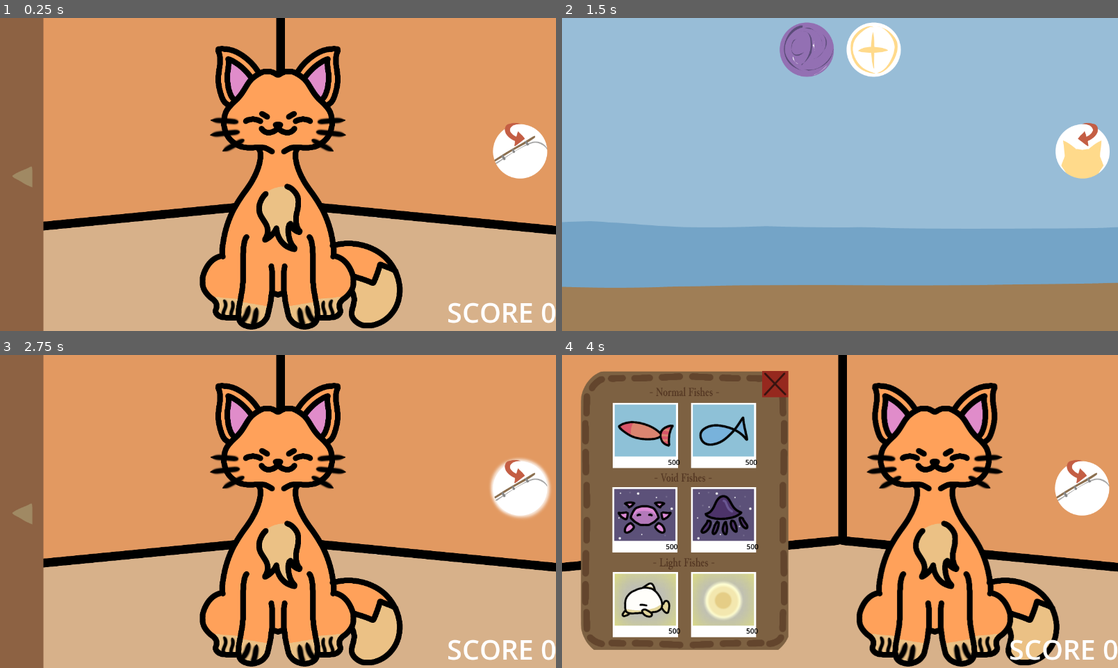
Above: before the commit, frames 1-4 (two rows, left to right).
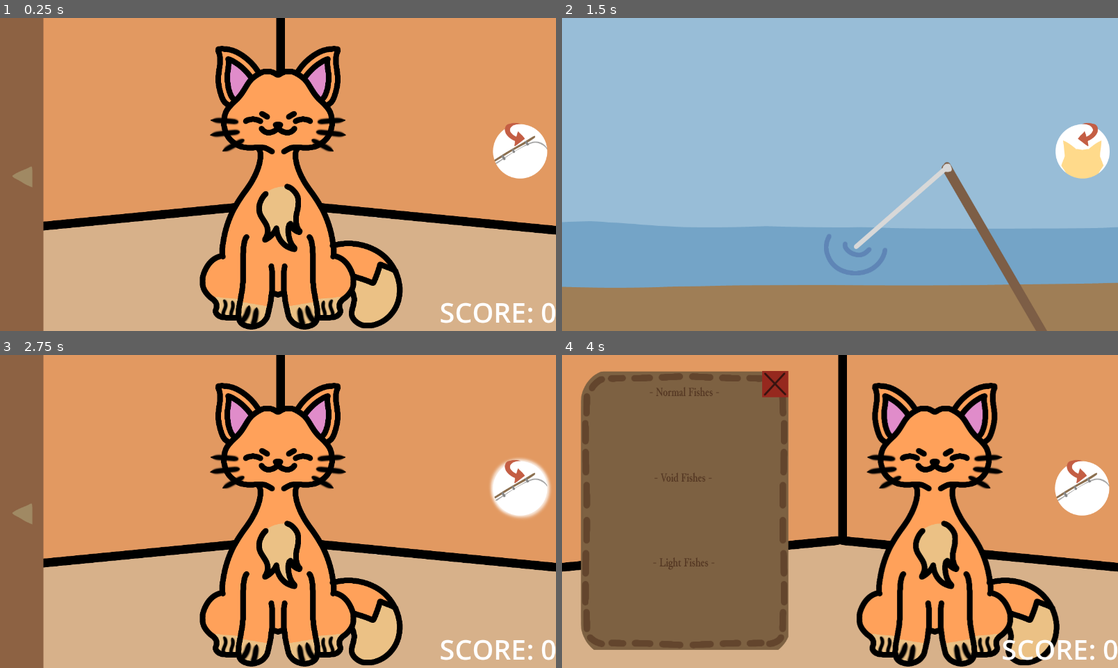
Above: after the commit, the same moments.

Repository: jhazmineaudrey/Reelin-Rifts
Game: Godot game, scene res://Scenes/MainMenu.tscn
Same seed, same stepped clock (60 frames per second), same inputs: the game is played once before the commit and once after it.
Inputs (mouse positions are in pixels of both pictures, inside the frame that each line leads up to):
- Up to frame 1 (0.25 s): no input
- Up to frame 2 (1.5 s): click (1084, 152) at 0.5 s; click (840, 277) at 1.25 s
- Up to frame 3 (2.75 s): click (522, 489) at 2 s
- Up to frame 4 (4 s): click (584, 511) at 2.75 s; tap Enter at 3.5 s; move the mouse to (962, 495) at 3.52 s; hold Right from 3.53 s (still down); click (962, 495) at 3.6 s; tap E (Fish) at 3.8 s

The runs differ from the first frame. In frame 1, 0.6% of the frame differs, in the area x 79-96%, y 90-98%; in frame 2, 4.4%; in frame 3, 0.6%; in frame 4, 15%, in the area x 9-96%, y 15-98%.

Commit message:
feat: update sprite backgrounds when fishing

Diff:
--- a/Scripts/fishing_scene.gd
+++ b/Scripts/fishing_scene.gd
@@ -98,12 +98,18 @@
 			"Normal":
 				normal_fish_button.disabled = false
 				normal_fish_button.visible = true
+				normalbg.visible = true
+				normalfbg.visible = false
 			"Void":
 				void_fish_button.disabled = false
 				void_fish_button.visible = true
+				voidbg.visible = true
+				voidfbg.visible = false
 			"Light":
 				light_fish_button.disabled = false
 				light_fish_button.visible = true
+				lightbg.visible = true
+				lightfbg.visible = false
 
 		set_process_input(false)
 
@@ -129,37 +135,44 @@
 	set_process_input(true)
 	create_tween().tween_property(fish_show_bg, "modulate:a", 0.4, 0.5).set_ease(Tween.EASE_IN_OUT)
 	create_tween().tween_property(show_fished_sprites, "modulate:a", 1, 0.5).set_ease(Tween.EASE_IN_OUT)
+
 	match picked:
 		"Fish":
 			if GlobalScene.fish_unlock != true:
 				GlobalScene.fish_unlock = true
 			fish.visible = true
-			GlobalScene.fish_qty += 1
+			if not GlobalScene.fish_qty >= 99:
+				GlobalScene.fish_qty += 1
 		"Salmon":
 			if GlobalScene.salmon_unlock != true:
 				GlobalScene.salmon_unlock = true
 			salmon.visible = true
-			GlobalScene.salmon_qty += 1
+			if not GlobalScene.salmon_qty >= 99:
+				GlobalScene.salmon_qty += 1
 		"VSquid":
 			if GlobalScene.vsquid_unlock != true:
 				GlobalScene.vsquid_unlock = true
 			void_squid.visible = true
-			GlobalScene.vsquid_qty += 1
+			if not GlobalScene.vsquid_qty >= 99:
+				GlobalScene.vsquid_qty += 1
 		"Axolotl":
 			if GlobalScene.axolotl_unlock != true:
 				GlobalScene.axolotl_unlock = true
 			axolotl.visible = true
-			GlobalScene.axolotl_qty += 1
+			if not GlobalScene.axolotl_qty >= 99:
+				GlobalScene.axolotl_qty += 1
 		"Pearl":
 			if GlobalScene.pearl_unlock != true:
 				GlobalScene.pearl_unlock = true
 			pearl.visible = true
-			GlobalScene.pearl_qty += 1
+			if not GlobalScene.pearl_qty >= 99:
+				GlobalScene.pearl_qty += 1
 		"Whale":
 			if GlobalScene.whale_unlock != true:
 				GlobalScene.whale_unlock = true
 			whale.visible = true
-			GlobalScene.whale_qty += 1
+			if not GlobalScene.whale_qty >= 99:
+				GlobalScene.whale_qty += 1
 
 func _on_change_scene_icon_pressed() -> void:
 	get_tree().change_scene_to_packed(MAIN_MENU)
@@ -180,6 +193,8 @@
 func _on_normal_fish_button_pressed() -> void:
 	normal_fish_button.disabled = true
 	normal_fish_button.visible = false
+	normalfbg.visible = true
+	normalbg.visible = false
 
 	await get_tree().create_timer(randf_range(4,6)).timeout
 
@@ -190,6 +205,8 @@
 func _on_void_fish_button_pressed() -> void:
 	void_fish_button.disabled = true
 	void_fish_button.visible = false
+	voidfbg.visible = true
+	voidbg.visible = false
 
 	await get_tree().create_timer(randf_range(4,6)).timeout
 
@@ -200,6 +217,8 @@
 func _on_light_fish_button_pressed() -> void:
 	light_fish_button.disabled = true
 	light_fish_button.visible = false
+	lightfbg.visible = true
+	lightbg.visible = false
 
 	await get_tree().create_timer(randf_range(4,6)).timeout
 
--- a/Scripts/global_vars.gd
+++ b/Scripts/global_vars.gd
@@ -1,22 +1,22 @@
 extends Node
 
-var fish_unlock : bool = true
-var salmon_unlock : bool = true
-var vsquid_unlock : bool = true
-var axolotl_unlock : bool = true
-var whale_unlock : bool = true
-var pearl_unlock : bool = true
+var fish_unlock : bool = false
+var salmon_unlock : bool = false
+var vsquid_unlock : bool = false
+var axolotl_unlock : bool = false
+var whale_unlock : bool = false
+var pearl_unlock : bool = false
 
 var void_unlock : bool = false
 var light_unlock : bool = false
 
 
-var fish_qty : int = 500
-var salmon_qty : int = 500
-var vsquid_qty : int = 500
-var axolotl_qty : int = 500
-var whale_qty : int = 500
-var pearl_qty : int = 500
+var fish_qty : int = 0
+var salmon_qty : int = 0
+var vsquid_qty : int = 0
+var axolotl_qty : int = 0
+var whale_qty : int = 0
+var pearl_qty : int = 0
 
 var possible_cat_wants = ["Fish", "Salmon"]
 var weights = [35.0, 25.0]
@@ -24,14 +24,13 @@
 var cat_want = false
 
 var current_scene : String  = "Normal"
+var score = 0
 
 @onready var time_til_next_thought: Timer = $TimeTilNextThought
 
 func _ready() -> void:
 	time_til_next_thought.wait_time = randi_range(2, 5)
 	time_til_next_thought.start()
-	unlock_light()
-	unlock_void()
 
 func _on_tim_til_next_thought_timeout() -> void:
 	time_til_next_thought.wait_time = randi_range(2, 5)
--- a/Scripts/main_menu.gd
+++ b/Scripts/main_menu.gd
@@ -59,12 +59,11 @@
 @onready var draggables: Node2D = $Draggables
 var dragobj
 
-var score = 0
 @onready var score_text: RichTextLabel = $ScoreText
 @onready var backpack_toggle: TextureButton = $BackpackToggle
 
 func _ready() -> void:
-	score_text.text = "SCORE " + str(score)
+	score_text.text = "SCORE: " + str(GlobalScene.score)
 	normal_cat.visible = true if GlobalScene.current_scene == "Normal" else false
 	void_cat.visible = true if GlobalScene.current_scene == "Void" else false
 	light_cat.visible = true if GlobalScene.current_scene == "Light" else false
@@ -156,40 +155,50 @@
 							if GlobalScene.fish_qty > 0:
 								GlobalScene.fish_qty -= 1
 
+								GlobalScene.score += 2
 								GlobalScene.thought_reset()
 								for i in draggables.get_children():
 									i.queue_free()
 						"Salmon":
 							if GlobalScene.salmon_qty > 0:
 								GlobalScene.salmon_qty -= 1
+
+								GlobalScene.score += 5
 								GlobalScene.thought_reset()
 								for i in draggables.get_children():
 									i.queue_free()
 						"VSquid":
 							if GlobalScene.vsquid_qty > 0:
 								GlobalScene.vsquid_qty -= 1
+
+								GlobalScene.score += 10
 								GlobalScene.thought_reset()
 								for i in draggables.get_children():
 									i.queue_free()
 						"Axolotl":
 							if GlobalScene.axolotl_qty > 0:
 								GlobalScene.axolotl_qty -= 1
+
+								GlobalScene.score += 20
 								GlobalScene.thought_reset()
 								for i in draggables.get_children():
 									i.queue_free()
 						"Whale":
 							if GlobalScene.whale_qty > 0:
 								GlobalScene.whale_qty -= 1
+
+								GlobalScene.score += 50
 								GlobalScene.thought_reset()
 								for i in draggables.get_children():
 									i.queue_free()
 						"Pearl":
 							if GlobalScene.pearl_qty > 0:
 								GlobalScene.pearl_qty -= 1
-								GlobalScene.thought_reset()
-								for i in draggables.get_children():
-									i.queue_free()
-					# Add some logic here with the scoring system 👌
+
+								GlobalScene.score += 30
+								GlobalScene.thought_reset()
+								for i in draggables.get_children():
+									i.queue_free()
 				elif draggables.get_child_count() > 0:
 					for i in draggables.get_children():
 						i.queue_free()
@@ -198,6 +207,7 @@
 					i.queue_free()
 
 func _process(_delta: float) -> void:
+	score_text.text = "SCORE: " + str(GlobalScene.score)
 	if GlobalScene.cat_want == true:
 		thought.visible = true
 		match GlobalScene.current_cat_want:
